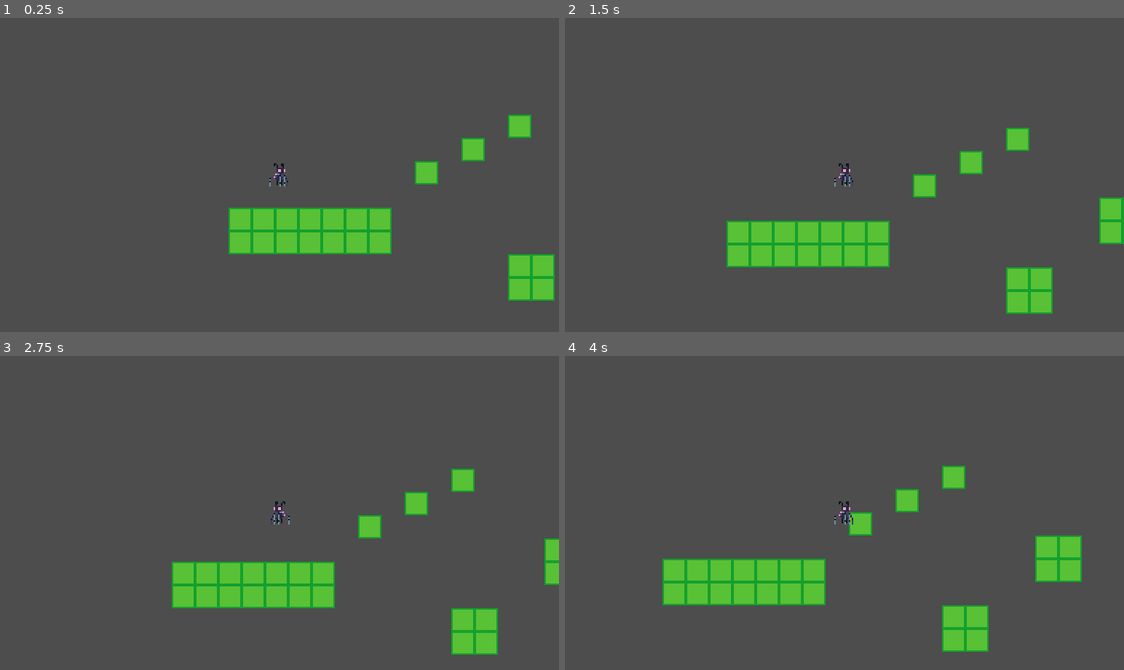
Above: before the commit, frames 1-4 (two rows, left to right).
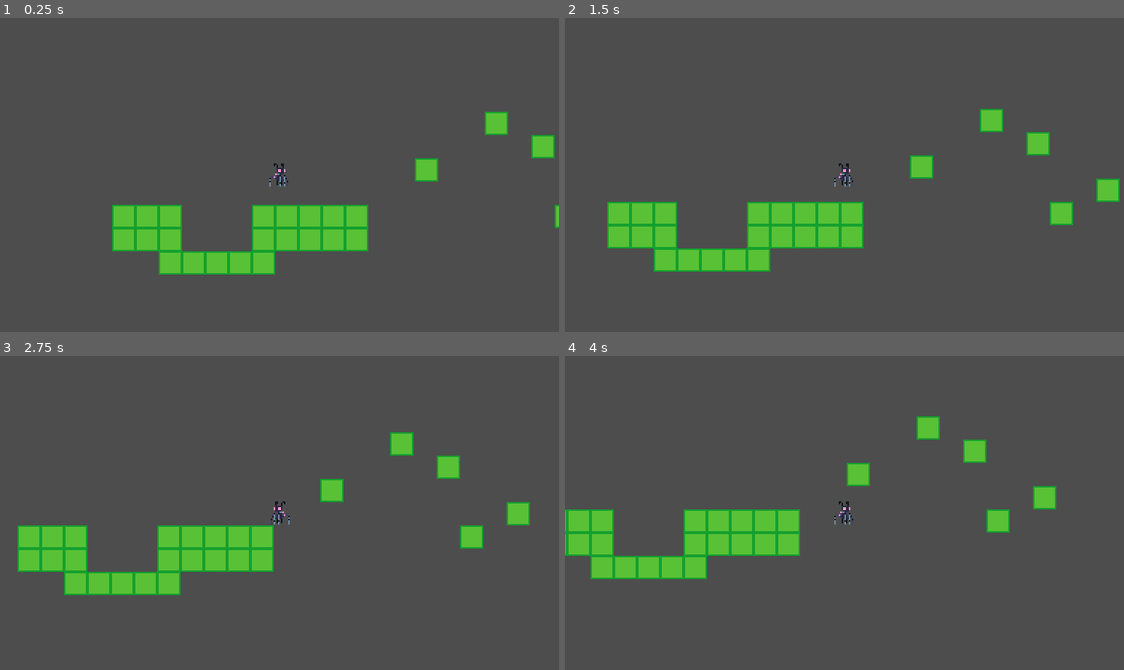
Above: after the commit, the same moments.

Repository: reyhan0173/Pixel-Game-Jam
Game: Godot game, scene res://scenes/playground.tscn
Two runs of this game, one before a commit and one after it. Both use one fixed random seed, a clock stepped at 60 frames per second and the inputs below.
Inputs:
- Up to frame 1 (0.25 s): no input
- Up to frame 2 (1.5 s): hold Space (jump) 0.53-1.28 s; hold D (move_right) from 0.53 s (still down); tap Space (jump) at 1.35 s
- Up to frame 3 (2.75 s): tap Space (jump) at 1.52, 1.82 s; release D (move_right) at 2.03 s; hold A (move_left) from 2.03 s (still down); hold Space (jump) from 2.03 s (still down)
- Up to frame 4 (4 s): release A (move_left) at 2.78 s; release Space (jump) at 2.78 s; hold D (move_right) from 2.78 s (still down); tap Space (jump) at 2.85, 3.02, 3.32 s; hold Space (jump) from 3.53 s (still down)

The runs differ from the first frame. In frame 1, 8.1% of the frame differs, in the area x 20-100%, y 29-91%; in frame 2, 11%; in frame 3, 14%; in frame 4, 14%, in the area x 0-93%, y 19-95%.

Commit message:
implement acceleration

Diff:
--- /dev/null
+++ b/player_config.tres
@@ -0,0 +1,10 @@
+[gd_resource type="Resource" script_class="PlayerConfig" load_steps=2 format=3 uid="uid://bbshhg344hqvw"]
+
+[ext_resource type="Script" path="res://scripts/player_config.gd" id="1_nqqdv"]
+
+[resource]
+script = ExtResource("1_nqqdv")
+ground_speed = 58
+jump_strength = 130
+gravity_strength = 250
+air_speed = 58
--- a/scenes/bubble.tscn
+++ /dev/null
@@ -1,19 +0,0 @@
-[gd_scene load_steps=3 format=3 uid="uid://bri3hdafps5uo"]
-
-[ext_resource type="Script" path="res://scripts/bubble.gd" id="1_t3i7u"]
-
-[sub_resource type="RectangleShape2D" id="RectangleShape2D_hekg1"]
-
-[node name="Bubble" type="RigidBody2D"]
-collision_layer = 4
-collision_mask = 7
-gravity_scale = 0.0
-lock_rotation = true
-max_contacts_reported = 10
-contact_monitor = true
-script = ExtResource("1_t3i7u")
-
-[node name="CollisionShape2D" type="CollisionShape2D" parent="."]
-shape = SubResource("RectangleShape2D_hekg1")
-
-[connection signal="body_entered" from="." to="." method="_on_body_entered"]
--- a/scenes/bubble_emitter.tscn
+++ /dev/null
@@ -1,11 +0,0 @@
-[gd_scene load_steps=2 format=3 uid="uid://pxs4xp2j5q1k"]
-
-[ext_resource type="Script" path="res://scripts/bubble_emitter.gd" id="1_bb3ss"]
-
-[node name="BubbleEmitter" type="Node2D"]
-script = ExtResource("1_bb3ss")
-
-[node name="Timer" type="Timer" parent="."]
-autostart = true
-
-[connection signal="timeout" from="Timer" to="." method="_on_timer_timeout"]
--- a/scenes/player.tscn
+++ b/scenes/player.tscn
@@ -1,46 +1,38 @@
-[gd_scene load_steps=8 format=3 uid="uid://bhpqwbnbvkb2g"]
+[gd_scene load_steps=9 format=3 uid="uid://bhpqwbnbvkb2g"]
 
 [ext_resource type="Script" path="res://scripts/player.gd" id="1_hx8jc"]
+[ext_resource type="Resource" uid="uid://bbshhg344hqvw" path="res://player_config.tres" id="2_0vbg1"]
 [ext_resource type="Texture2D" uid="uid://bi7aa74jr4tgt" path="res://assets/player/MC.png" id="2_8okbr"]
-[ext_resource type="Script" path="res://scripts/states/still_ground_state.gd" id="2_nuvjo"]
-[ext_resource type="Script" path="res://scripts/states/move_ground_state.gd" id="4_atfho"]
-[ext_resource type="Script" path="res://scripts/states/still_air_state.gd" id="5_hwnqa"]
-[ext_resource type="Script" path="res://scripts/states/move_air_state.gd" id="6_53mr4"]
+[ext_resource type="Script" path="res://scripts/states/player/still_ground_state.gd" id="3_comfm"]
+[ext_resource type="Script" path="res://scripts/states/player/move_ground_state.gd" id="4_atfho"]
+[ext_resource type="Script" path="res://scripts/states/player/still_air_state.gd" id="5_g32xb"]
+[ext_resource type="Script" path="res://scripts/states/player/move_air_state.gd" id="6_53mr4"]
 
 [sub_resource type="RectangleShape2D" id="RectangleShape2D_dysfe"]
-size = Vector2(6, 16)
+size = Vector2(6, 13)
 
 [node name="Player" type="CharacterBody2D"]
 collision_mask = 7
 script = ExtResource("1_hx8jc")
-ground_speed = 50
-jump_strength = 80
-gravity_strength = 100
-air_speed = 50
-bubble_push_force = null
+stats = ExtResource("2_0vbg1")
 
 [node name="CollisionShape2D" type="CollisionShape2D" parent="."]
+position = Vector2(0, 1.5)
 shape = SubResource("RectangleShape2D_dysfe")
 
 [node name="Sprite2D" type="Sprite2D" parent="."]
 texture = ExtResource("2_8okbr")
 
-[node name="RayCast2D" type="RayCast2D" parent="."]
-target_position = Vector2(0, 64)
-collision_mask = 10
-collide_with_areas = true
-collide_with_bodies = false
-
 [node name="Camera2D" type="Camera2D" parent="."]
 
 [node name="StillGroundState" type="Node" parent="."]
-script = ExtResource("2_nuvjo")
+script = ExtResource("3_comfm")
 
 [node name="MoveGroundState" type="Node" parent="."]
 script = ExtResource("4_atfho")
 
 [node name="StillAirState" type="Node" parent="."]
-script = ExtResource("5_hwnqa")
+script = ExtResource("5_g32xb")
 
 [node name="MoveAirState" type="Node" parent="."]
 script = ExtResource("6_53mr4")
--- a/scenes/playground.tscn
+++ b/scenes/playground.tscn
@@ -1,8 +1,7 @@
-[gd_scene load_steps=8 format=3 uid="uid://ceny4pga54mbm"]
+[gd_scene load_steps=7 format=3 uid="uid://ceny4pga54mbm"]
 
 [ext_resource type="PackedScene" uid="uid://bhpqwbnbvkb2g" path="res://scenes/player.tscn" id="1_gy1s4"]
 [ext_resource type="Texture2D" uid="uid://dvt4vaqos4xp" path="res://assets/tiles/ground.png" id="1_js4ev"]
-[ext_resource type="PackedScene" uid="uid://pxs4xp2j5q1k" path="res://scenes/bubble_emitter.tscn" id="2_miupi"]
 
 [sub_resource type="TileSetAtlasSource" id="TileSetAtlasSource_pcjm3"]
 texture = ExtResource("1_js4ev")
@@ -24,12 +23,10 @@
 [node name="Playground" type="TileMap"]
 tile_set = SubResource("TileSet_wfwn5")
 format = 2
-layer_0/tile_data = PackedInt32Array(589824, 1, 0, 589825, 1, 0, 589826, 1, 0, 589827, 1, 0, 589828, 1, 0, 589829, 1, 0, 589830, 1, 0, 655360, 1, 0, 655361, 1, 0, 655362, 1, 0, 655363, 1, 0, 655364, 1, 0, 655365, 1, 0, 655366, 1, 0, 458760, 1, 0, 393226, 1, 0, 327692, 1, 0, 720909, 1, 0, 720908, 1, 0, 786444, 1, 0, 786445, 1, 0, 524304, 1, 0, 589840, 1, 0, 589841, 1, 0, 524305, 1, 0, 327700, 1, 0, 393236, 1, 0, 393237, 1, 0, 327701, 1, 0)
+layer_0/tile_data = PackedInt32Array(589825, 1, 0, 589826, 1, 0, 589827, 1, 0, 589828, 1, 0, 589829, 1, 0, 655361, 1, 0, 655362, 1, 0, 655363, 1, 0, 655364, 1, 0, 655365, 1, 0, 458760, 1, 0, 327691, 1, 0, 655357, 1, 0, 720893, 1, 0, 655356, 1, 0, 720892, 1, 0, 655355, 1, 0, 720891, 1, 0, 786430, 1, 0, 786431, 1, 0, 720896, 1, 0, 720897, 1, 0, 786429, 1, 0, 393229, 1, 0, 524304, 1, 0, 589845, 1, 0, 589838, 1, 0)
 
 [node name="Player" parent="." instance=ExtResource("1_gy1s4")]
 position = Vector2(35, 115)
-jump_strength = 120
-gravity_strength = 200
 
 [node name="StaticBody2D" type="StaticBody2D" parent="."]
 position = Vector2(112, 42)
@@ -38,10 +35,7 @@
 shape = SubResource("WorldBoundaryShape2D_byno8")
 
 [node name="StaticBody2D2" type="StaticBody2D" parent="."]
-position = Vector2(122, 308)
+position = Vector2(129, 176)
 
 [node name="CollisionShape2D" type="CollisionShape2D" parent="StaticBody2D2"]
 shape = SubResource("WorldBoundaryShape2D_24h4o")
-
-[node name="BubbleEmitter" parent="." instance=ExtResource("2_miupi")]
-position = Vector2(190, 273)
--- a/scripts/bubble.gd
+++ /dev/null
@@ -1,33 +0,0 @@
-class_name Bubble extends RigidBody2D
-
-
-var speed := 100
-var player_on_top_speed := 50
-
-
-func _ready() -> void:
-	linear_velocity = Vector2(0, -speed) # The bubble moves up.
-	pass
-
-
-func _physics_process(delta: float) -> void:
-	pass
-	var contacts := get_contact_count()
-	if contacts == 0:
-
-		linear_velocity = Vector2(0, -speed)
-
-
-func _on_body_entered(body: Node) -> void:
-	if body is Player:
-		#if (player.position - body.position).dot(Vector2.UP) > 0:
-
-		pass
-	elif body is Bubble:
-		pass
-	else:
-		pop()
-
-
-func pop() -> void:
-	queue_free()
--- a/scripts/bubble_emitter.gd
+++ /dev/null
@@ -1,17 +0,0 @@
-extends Node2D
-
-
-@export var bubble_spawn_time := 1.0:
-	set(value):
-		bubble_spawn_time = value
-		$Timer.wait_time = value
-
-
-func _on_timer_timeout() -> void:
-	spawn_bubble()
-
-
-func spawn_bubble() -> void:
-	var bubble := preload("res://scenes/bubble.tscn").instantiate()
-	bubble.position = position
-	get_parent().add_child(bubble) # Add the bubble to the world.
--- a/scripts/player.gd
+++ b/scripts/player.gd
@@ -1,41 +1,30 @@
 class_name Player extends CharacterBody2D
 
 
-@export var ground_speed := 100
-@export var jump_strength := 100
-@export var gravity_strength := 1000
-@export var air_speed := 100
-@export var bubble_push_force := 100
-
+@export var stats: PlayerConfig
 var current_state: State
+var acceleration: Vector2
 
 
-## Maps [enum State.Name] to [class State] nodes found in Player's children.
+## Maps [enum State.Player] to [class State] nodes found in Player's children.
 @onready var states := {
-	State.Name.STILL_GROUND: $StillGroundState,
-	State.Name.MOVE_GROUND: $MoveGroundState,
-	State.Name.STILL_AIR: $StillAirState,
-	State.Name.MOVE_AIR: $MoveAirState,
+	State.Player.STILL_GROUND: $StillGroundState,
+	State.Player.MOVE_GROUND: $MoveGroundState,
+	State.Player.STILL_AIR: $StillAirState,
+	State.Player.MOVE_AIR: $MoveAirState,
 }
 
 
 func _ready() -> void:
-	transition_to(State.Name.STILL_GROUND)
+	transition_to(State.Player.STILL_GROUND)
 
 
 #func _process(delta: float) -> void:
 	#print(current_state)
 
 
-func _physics_process(delta: float) -> void:
-	for col_idx in get_slide_collision_count():
-		var col := get_slide_collision(col_idx)
-		if col.get_collider() is RigidBody2D:
-			col.get_collider().apply_impulse(-col.get_normal() * bubble_push_force * delta, col.get_position() - col.get_collider().global_position)
-
-
 ## Transitions to another [class State].
-func transition_to(state: State.Name) -> void:
+func transition_to(state: State.Player) -> void:
 	if current_state:
 		current_state.set_process(false)
 		current_state.set_physics_process(false)
@@ -46,9 +35,3 @@
 
 func set_facing_right(value: bool) -> void:
 	$Sprite2D.flip_h = !value
-
-
-func is_above_water() -> bool:
-	if $RayCast2D.get_collider() is Water:
-		return true
-	return false
--- /dev/null
+++ b/scripts/player_config.gd
@@ -0,0 +1,14 @@
+class_name PlayerConfig extends Resource
+
+
+@export var ground_max_speed := 58
+@export var ground_acceleration := 300
+
+@export var air_max_speed := 58
+@export var air_acceleration := 300
+
+@export var jump_strength := 130
+@export var gravity_strength := 250
+
+@export var friction_strength := 200
+@export var air_resistance_strength := 200
--- a/scripts/states/air_state.gd
+++ /dev/null
@@ -1,32 +0,0 @@
-class_name AirState extends State
-
-
-func land() -> bool:
-	if player.is_on_floor():
-		player.velocity.x = 0
-		player.velocity.y = 0
-		player.transition_to(State.Name.STILL_GROUND)
-		return true
-	return false
-
-
-func move_air() -> bool:
-	if Input.is_action_pressed("move_left"):
-		player.velocity.x = -player.air_speed
-		player.transition_to(State.Name.MOVE_AIR)
-		player.set_facing_right(false)
-		return true
-	if Input.is_action_pressed("move_right"):
-		player.velocity.x = player.air_speed
-		player.transition_to(State.Name.MOVE_AIR)
-		player.set_facing_right(true)
-		return true
-	return false
-
-
-func stop_air() -> bool:
-	if !Input.is_action_pressed("move_left") and !Input.is_action_pressed("move_right"):
-		player.velocity.x = 0
-		player.transition_to(State.Name.STILL_AIR)
-		return true
-	return false
--- a/scripts/states/ground_state.gd
+++ /dev/null
@@ -1,39 +0,0 @@
-class_name GroundState extends State
-## All states that happen on the ground.
-
-
-func move() -> bool:
-	if Input.is_action_pressed("move_left"):
-		player.velocity.x = -player.ground_speed
-		player.transition_to(State.Name.MOVE_GROUND)
-		player.set_facing_right(false)
-		return true
-	if Input.is_action_pressed("move_right"):
-		player.velocity.x = player.ground_speed
-		player.transition_to(State.Name.MOVE_GROUND)
-		player.set_facing_right(true)
-		return true
-	return false
-
-
-func stop() -> bool:
-	if !Input.is_action_pressed("move_left") and !Input.is_action_pressed("move_right"):
-		player.velocity.x = 0
-		player.transition_to(State.Name.STILL_GROUND)
-		return true
-	return false
-
-
-func jump() -> bool:
-	if Input.is_action_pressed("jump"):
-		player.velocity.y = -player.jump_strength
-		player.transition_to(State.Name.STILL_AIR)
-		return true
-	return false
-
-
-func fall() -> bool:
-	if !player.is_on_floor():
-		player.transition_to(State.Name.STILL_AIR)
-		return true
-	return false
--- /dev/null
+++ b/scripts/states/player/air_state.gd
@@ -0,0 +1,34 @@
+class_name AirState extends State
+
+
+func land() -> bool:
+	if player.is_on_floor():
+		player.transition_to(State.Player.STILL_GROUND)
+		return true
+	return false
+
+
+func move_air() -> bool:
+	if Input.is_action_pressed("move_left"):
+		player.acceleration.x = -player.stats.air_acceleration
+		player.transition_to(State.Player.MOVE_AIR)
+		player.set_facing_right(false)
+		return true
+	if Input.is_action_pressed("move_right"):
+		player.acceleration.x = player.stats.air_acceleration
+		player.transition_to(State.Player.MOVE_AIR)
+		player.set_facing_right(true)
+		return true
+	return false
+
+
+func stop_air() -> bool:
+	if !Input.is_action_pressed("move_left") and !Input.is_action_pressed("move_right"):
+		player.acceleration.x = 0
+		player.transition_to(State.Player.STILL_AIR)
+		return true
+	return false
+
+
+func apply_air_resistance(delta: float) -> void:
+	player.velocity.x = move_toward(player.velocity.x, 0, delta * player.stats.air_resistance_strength)
--- /dev/null
+++ b/scripts/states/player/ground_state.gd
@@ -0,0 +1,45 @@
+class_name GroundState extends State
+## All states that happen on the ground.
+
+
+func move(delta: float) -> bool:
+	if Input.is_action_pressed("move_left"):
+		player.acceleration.x = -player.stats.ground_acceleration
+		if !(player.current_state is MoveGroundState):
+			player.transition_to(State.Player.MOVE_GROUND)
+		player.set_facing_right(false)
+		return true
+	if Input.is_action_pressed("move_right"):
+		player.acceleration.x = player.stats.ground_acceleration
+		if !(player.current_state is MoveGroundState):
+			player.transition_to(State.Player.MOVE_GROUND)
+		player.set_facing_right(true)
+		return true
+	return false
+
+
+func stop() -> bool:
+	if !Input.is_action_pressed("move_left") and !Input.is_action_pressed("move_right"):
+		player.acceleration.x = 0
+		player.transition_to(State.Player.STILL_GROUND)
+		return true
+	return false
+
+
+func jump() -> bool:
+	if Input.is_action_pressed("jump"):
+		player.velocity.y = -player.stats.jump_strength
+		player.transition_to(State.Player.STILL_AIR)
+		return true
+	return false
+
+
+func fall() -> bool:
+	if !player.is_on_floor():
+		player.transition_to(State.Player.STILL_AIR)
+		return true
+	return false
+
+
+func apply_friction(delta: float) -> void:
+	player.velocity.x = move_toward(player.velocity.x, 0, delta * player.stats.friction_strength)
--- /dev/null
+++ b/scripts/states/player/move_air_state.gd
@@ -0,0 +1,14 @@
+class_name MoveAirState extends AirState
+
+
+func _physics_process(delta: float) -> void:
+	apply_gravity(delta)
+	player.velocity += player.acceleration * delta
+	player.velocity.x = clamp(player.velocity.x, -player.stats.air_max_speed, player.stats.air_max_speed)
+	player.move_and_slide()
+	if land():
+		return
+	if move_air():
+		return
+	if stop_air():
+		return
--- /dev/null
+++ b/scripts/states/player/move_ground_state.gd
@@ -0,0 +1,16 @@
+class_name MoveGroundState extends GroundState
+
+
+func _physics_process(delta: float) -> void:
+	apply_gravity(delta)
+	player.velocity += player.acceleration * delta
+	player.velocity = player.velocity.limit_length(player.stats.ground_max_speed)
+	player.move_and_slide()
+	if fall():
+		return
+	if jump():
+		return
+	if stop():
+		return
+	if move(delta):
+		return
--- a/scripts/states/move_air_state.gd
+++ b/scripts/states/player/still_air_state.gd
@@ -1,11 +1,11 @@
-class_name MoveAirState extends AirState
+class_name StillAirState extends AirState
 
 
 func _physics_process(delta: float) -> void:
 	apply_gravity(delta)
+	apply_air_resistance(delta)
+	player.move_and_slide()
 	if land():
 		return
 	if move_air():
 		return
-	if stop_air():
-		return
--- a/scripts/states/move_ground_state.gd
+++ b/scripts/states/player/still_ground_state.gd
@@ -1,14 +1,13 @@
-class_name MoveGroundState extends GroundState
+class_name StillGroundState extends GroundState
 
 
 func _physics_process(delta: float) -> void:
 	apply_gravity(delta)
-	#player.move_and_slide()
+	apply_friction(delta)
+	player.move_and_slide()
 	if fall():
 		return
 	if jump():
 		return
-	if stop():
+	if move(delta):
 		return
-	if move():
-		return
--- a/scripts/states/state.gd
+++ b/scripts/states/state.gd
@@ -1,7 +1,7 @@
 class_name State extends Node
 
 
-enum Name {
+enum Player {
 	STILL_GROUND, MOVE_GROUND, STILL_AIR, MOVE_AIR,
 }
 
@@ -17,8 +17,7 @@
 
 
 func apply_gravity(delta: float) -> void:
-	player.velocity.y += player.gravity_strength * delta
-	player.move_and_slide()
+	player.velocity.y += player.stats.gravity_strength * delta
 
 
 ## Called when the player transitions to this state.
--- a/scripts/states/still_air_state.gd
+++ /dev/null
@@ -1,9 +0,0 @@
-class_name StillAirState extends AirState
-
-
-func _physics_process(delta: float) -> void:
-	apply_gravity(delta)
-	if land():
-		return
-	if move_air():
-		return
--- a/scripts/states/still_ground_state.gd
+++ /dev/null
@@ -1,11 +0,0 @@
-class_name StillGroundState extends GroundState
-
-
-func _physics_process(delta: float) -> void:
-	apply_gravity(delta)
-	if fall():
-		return
-	if jump():
-		return
-	if move():
-		return
--- a/scripts/water.gd
+++ /dev/null
@@ -1,11 +0,0 @@
-class_name Water extends Area2D
-
-
-# Called when the node enters the scene tree for the first time.
-func _ready() -> void:
-	pass # Replace with function body.
-
-
-# Called every frame. 'delta' is the elapsed time since the previous frame.
-func _process(delta: float) -> void:
-	pass
Binary file removed: assets/player/player.png
Not shown, removed: assets/player/player.png.import
